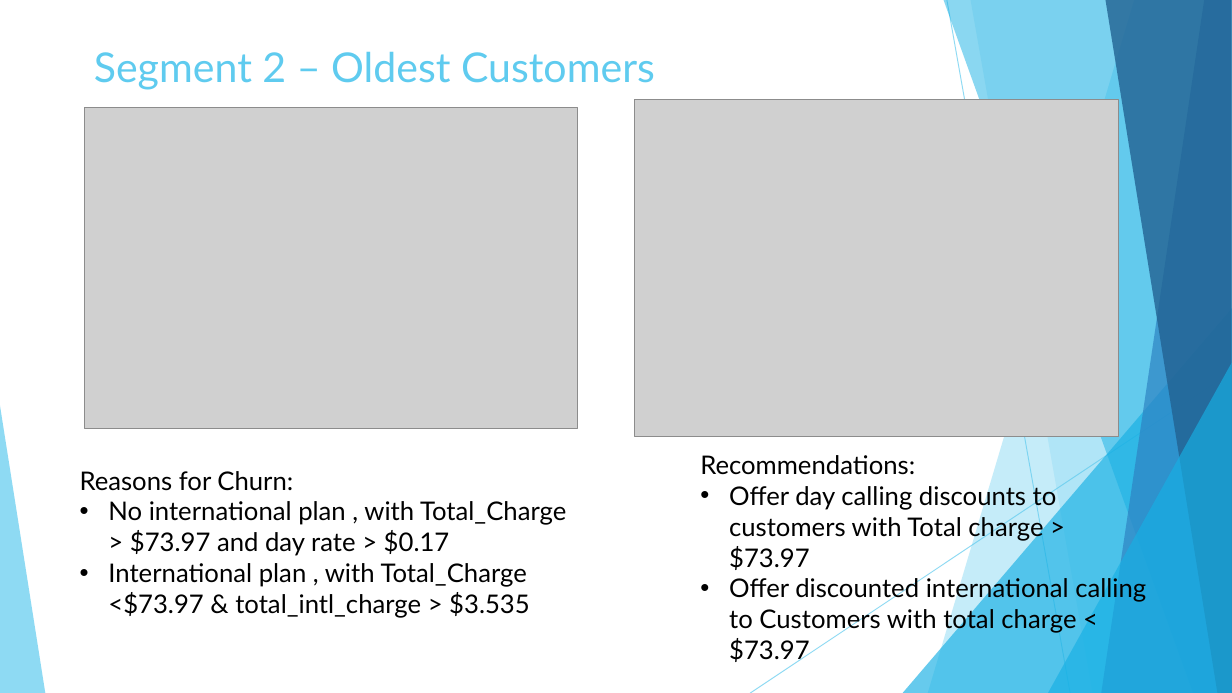
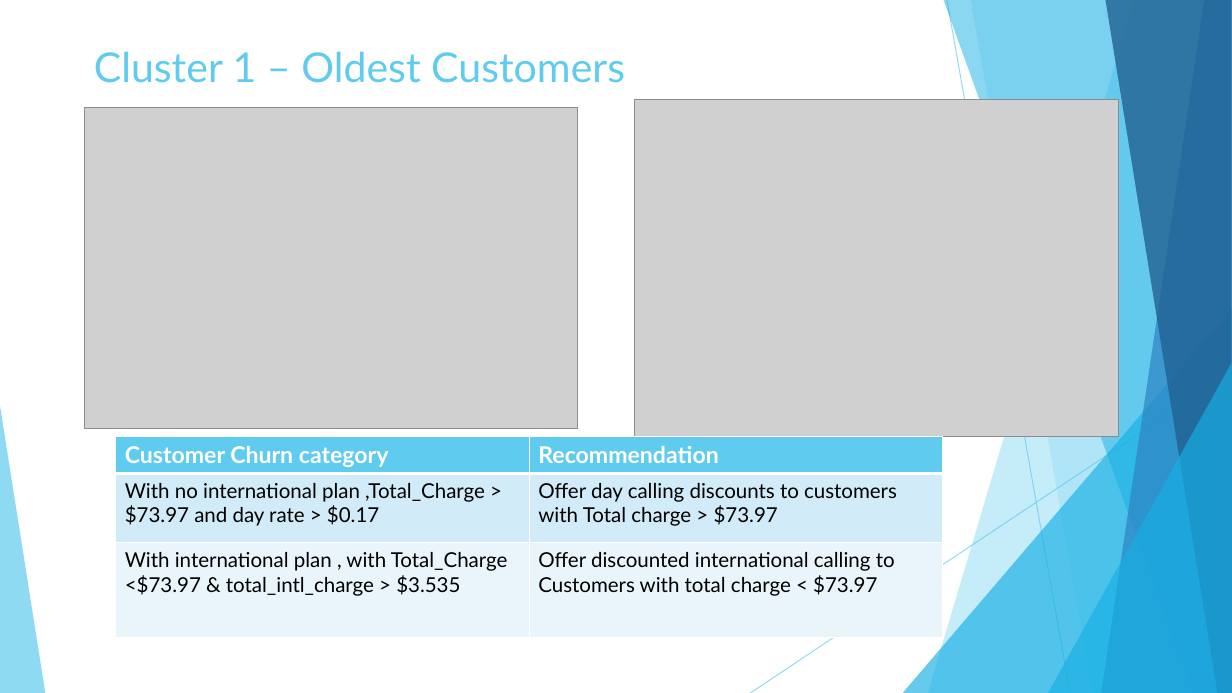
Before and after one commit to abahl88/Independent-Projects, a slide deck: slide 8 of Telecom Customer Churn/Telco Churn Presentation.pptx. Drawn at 1232x693 pixels with LibreOffice and Linux fonts; fonts in the diff are those of the drawing; grey boxes stand for pictures. Boxes give left, top, right and bottom in pixels: in the first picture for what was removed or moved away, otherwise in the second. Text is boxed around its words. In the diff, an @@ line names an element or a change of style, - is before the commit and + after.

```diff
--- a/Telecom Customer Churn/Telco Churn Presentation.pptx
+++ b/Telecom Customer Churn/Telco Churn Presentation.pptx
@@ title at [94, 51, 625, 83]: text changed @@
-Segment 2 – Oldest Customers
+Cluster 1 – Oldest Customers
@@ table added at [116, 436, 944, 638], 3 rows, 2 columns @@
+Customer Churn category | Recommendation
+With no international plan ,Total_Charge > $73.97 and day rate > $0.17 | Offer day calling discounts to customers with Total charge > $73.97
+With international plan , with Total_Charge <$73.97 & total_intl_charge > $3.535 | Offer discounted international calling to Customers with total charge < $73.97
@@ text removed at [80, 471, 566, 618] @@
-Reasons for Churn:
-• No international plan , with Total_Charge > $73.97 and day rate > $0.17
-• International plan , with Total_Charge <$73.97 & total_intl_charge > $3.535
@@ text removed at [700, 455, 1146, 664] @@
-Recommendations:
-• Offer day calling discounts to customers with Total charge > $73.97
-• Offer discounted international calling to Customers with total charge < $73.97
```
Also in this commit, not shown: 10 other slides changed, 1 other file.
